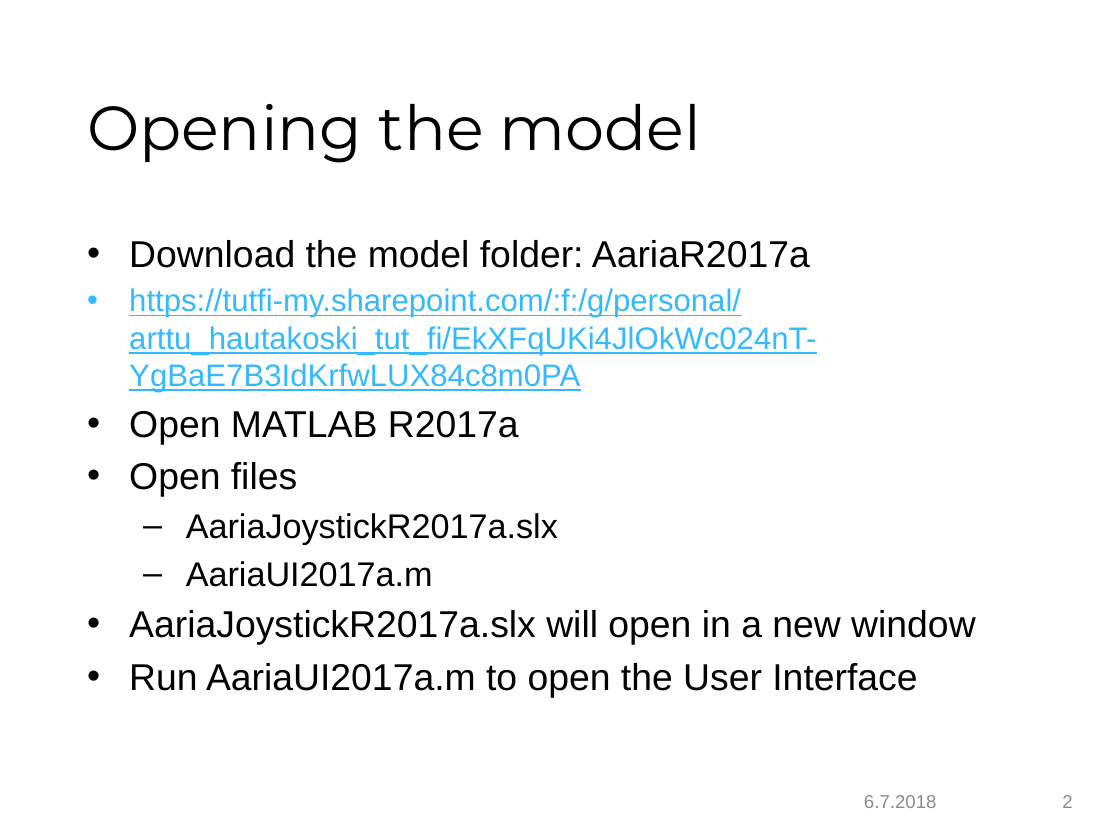
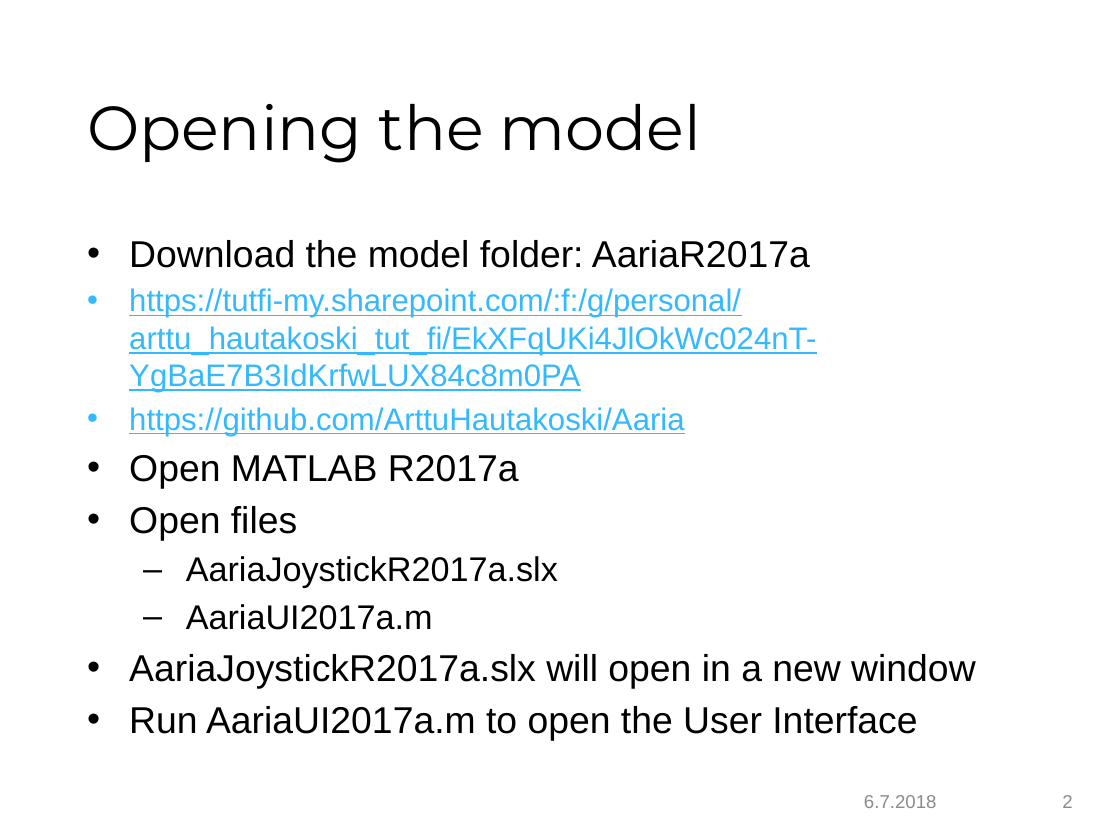
Before and after one commit to M-Aref/Aaria, a slide deck: slide 2 of AariaJoystick.pptx. Drawn at 1120x840 pixels with LibreOffice and Linux fonts; fonts in the diff are those of the drawing; background and template pictures are left out. Boxes give left, top, right and bottom in pixels: in the first picture for what was removed or moved away, otherwise in the second. Text is boxed around its words. In the diff, an @@ line names an element or a change of style, - is before the commit and + after.

```diff
--- a/AariaJoystick.pptx
+++ b/AariaJoystick.pptx
@@ text at <box>129,407,684,436</box>: paragraph added @@
+• https://github.com/ArttuHautakoski/Aaria
```
